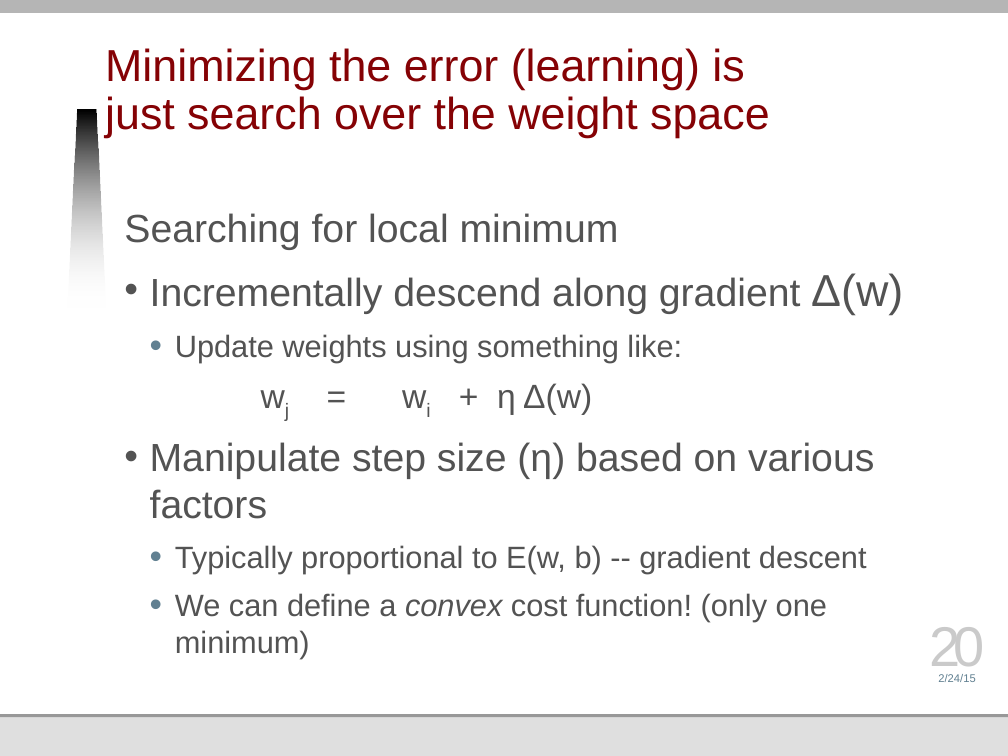
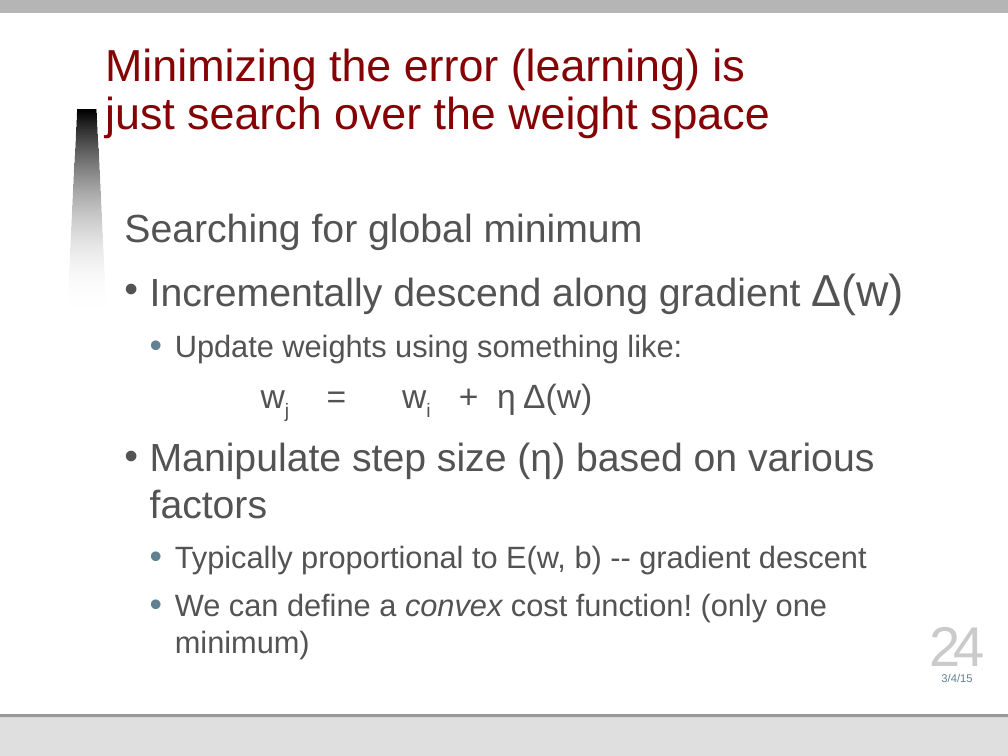
Before and after one commit to jmankoff/data, a slide deck: slide 24 of Lectures/13 Machine Learning II Naive Bayes and Decision Trees.pptx (slide 20 before the commit). Drawn at 1008x756 pixels with LibreOffice and Linux fonts; fonts in the diff are those of the drawing; background and template pictures are left out. Boxes give left, top, right and bottom in pixels: in the first picture for what was removed or moved away, otherwise in the second. Text is boxed around its words. In the diff, an @@ line names an element or a change of style, - is before the commit and + after.

```diff
--- a/Lectures/13 Machine Learning II Naive Bayes and Decision Trees.pptx
+++ b/Lectures/13 Machine Learning II Naive Bayes and Decision Trees.pptx
@@ text at (124, 213, 643, 250): text changed @@
-Searching for local minimum
+Searching for global minimum
@@ page number at (929, 627, 984, 676): text changed @@
-20
+24
@@ text at (941, 674, 972, 682): text changed @@
-2/24/15
+3/4/15
```
Also in this commit, not shown: 12 other slides changed, 5 slides added, 1 other file.
